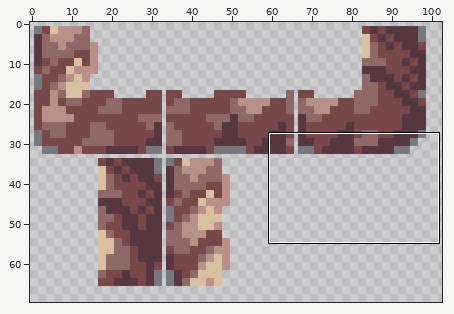
File history of a sprite sheet, images/gaps-sheet0.png. The picture above shows the old version from afar; the outline marks the close-up.
Close-up. Old version:
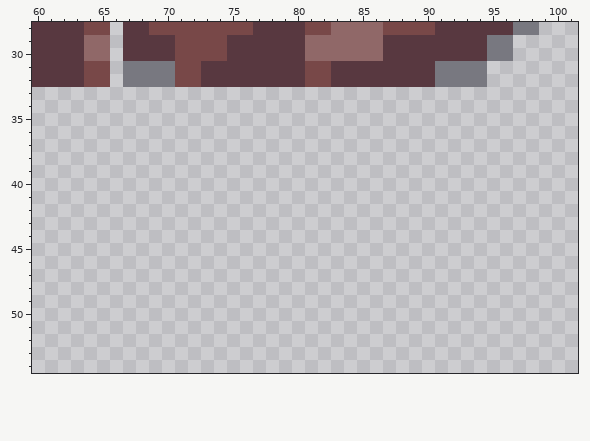
The file is 128x128 pixels. Shown: x 60..101, y 28..54. The wide view leaves out empty margins.
Once edited:
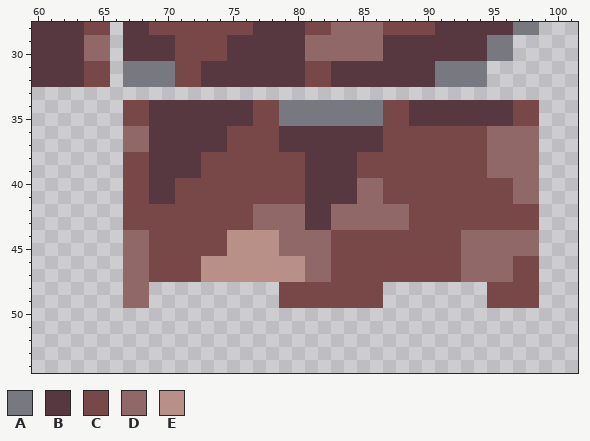
Palette (. is transparent): A #787880  B #583840  C #784848  D #906868  E #b89088
Difference:
Colour A is added in rows 34 to 35 at x 79 to 86.
Colour B is added in rows 34 to 35 at x 69 to 76 and 89 to 96; in rows 36 to 37 at x 69 to 74 and 79 to 86; in rows 38 to 39 at x 69 to 72 and 81 to 84; in rows 40 to 41 at x 69 to 70 and 81 to 84; in rows 42 to 43 at x 81 to 82.
Colour C is added in rows 34 to 35 at x 67 to 68, 77 to 78, 87 to 88 and 97 to 98; in rows 36 to 37 at x 75 to 78 and 87 to 94; in rows 38 to 39 at x 67 to 68, 73 to 80 and 85 to 94; in rows 40 to 41 at x 67 to 68, 71 to 80 and 87 to 96; in rows 42 to 43 at x 67 to 76 and 89 to 98; in rows 44 to 45 at x 69 to 74 and 83 to 92.
Colour C is added in rows 46 to 47 at x 69 to 72, 83 to 92 and 97 to 98; in rows 48 to 49 at x 79 to 86 and 95 to 98.
Colour D is added in rows 36 to 37 at x 67 to 68 and 95 to 98; in rows 38 to 39 at x 95 to 98; in rows 40 to 41 at x 85 to 86 and 97 to 98; in rows 42 to 43 at x 77 to 80 and 83 to 88; in rows 44 to 45 at x 67 to 68, 79 to 82 and 93 to 98; in rows 46 to 47 at x 67 to 68, 81 to 82 and 93 to 96.
Colour D is added in rows 48 to 49 at x 67 to 68.
Colour E is added in rows 44 to 45 at x 75 to 78; in rows 46 to 47 at x 73 to 80.
